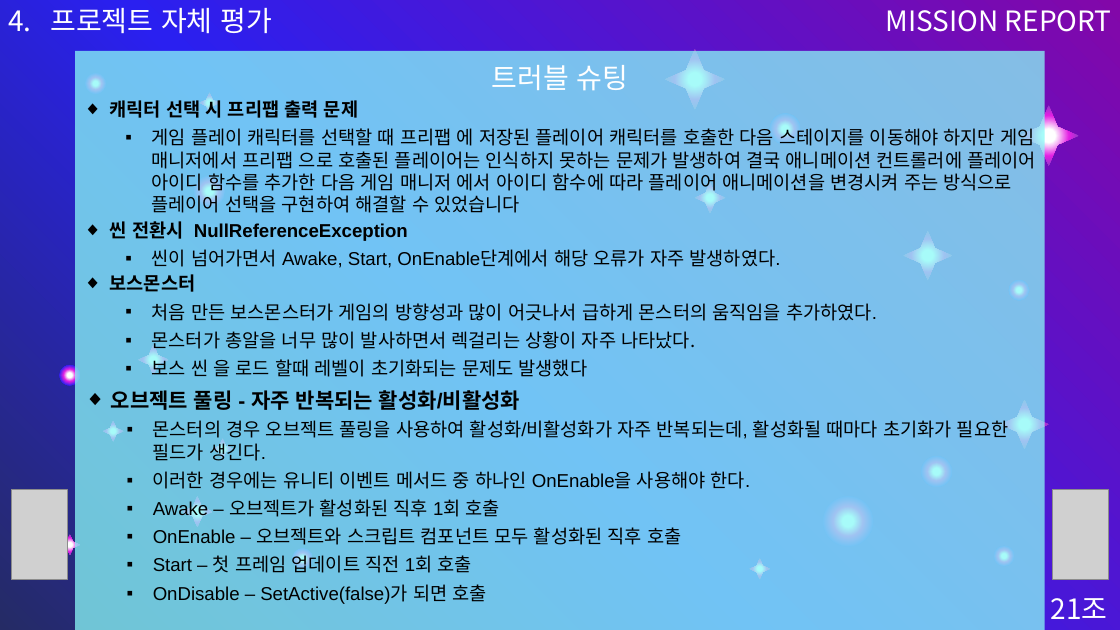
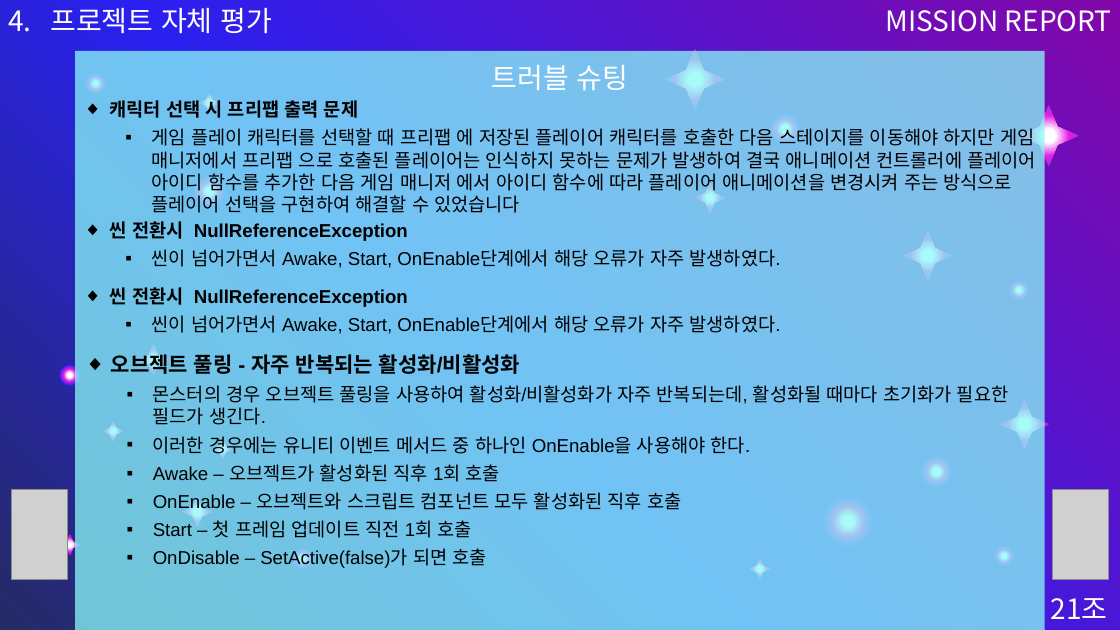
Before and after one commit to TheTimeOfRecord/Team21DodgeShooting, a slide deck: slide 18 of Assets/PPT/21조 PPT 발표본.pptx. Drawn at 1120x630 pixels with LibreOffice and Linux fonts; fonts in the diff are those of the drawing; grey boxes stand for pictures. Boxes give left, top, right and bottom in pixels: in the first picture for what was removed or moved away, otherwise in the second. Text is boxed around its words. In the diff, an @@ line names an element or a change of style, - is before the commit and + after.

Commit message:
PPT FIX

```diff
--- a/Assets/PPT/21조 PPT 발표본.pptx
+++ b/Assets/PPT/21조 PPT 발표본.pptx
@@ text at bbox=[110, 287, 781, 334]: text changed; font Noto Sans CJK KR to Arial @@
-◆ 보스몬스터
-  ▪ 처음 만든 보스몬스터가 게임의 방향성과 많이 어긋나서 급하게 몬스터의 움직임을 추가하였다.
-  ▪ 몬스터가 총알을 너무 많이 발사하면서 렉걸리는 상황이 자주 나타났다.
-  ▪ 보스 씬 을 로드 할때 레벨이 초기화되는 문제도 발생했다
+◆ 씬 전환시 NullReferenceException
+  ▪ 씬이 넘어가면서 Awake, Start, OnEnable단계에서 해당 오류가 자주 발생하였다.
@@ text "오브젝트 풀링 - 자주 반복되는 ...": place and size @@
-text "오브젝트 풀링 - 자주 반복되는 ..." at bbox=[111, 390, 1008, 604]
+text "오브젝트 풀링 - 자주 반복되는 ..." at bbox=[111, 351, 1008, 568]
```
